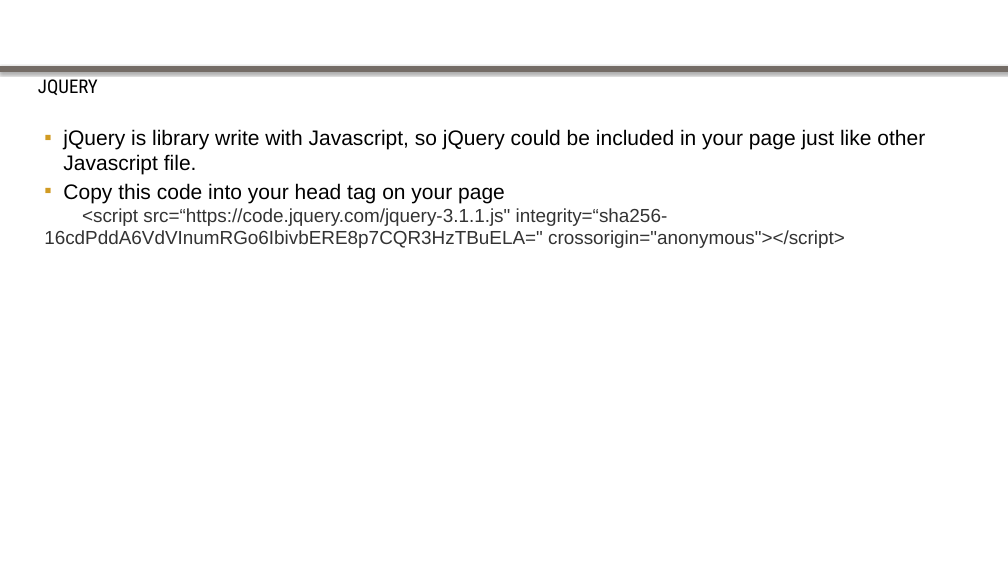
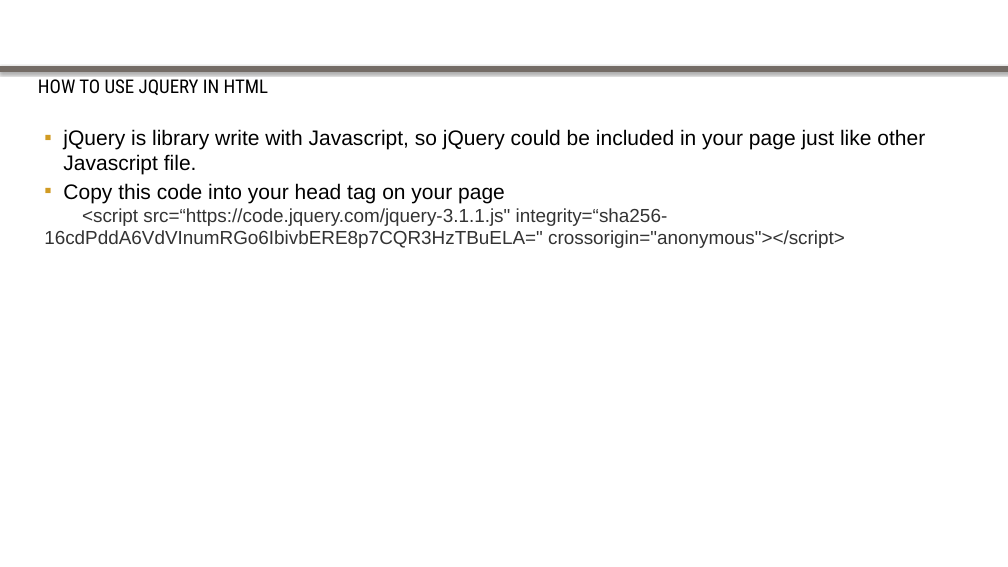
Before and after one commit to goldironhack/2017-Purdue-IronHack-Tutorials, a slide deck: slide 7 of session2/Javascript & jQuery.pptx. Drawn at 1008x567 pixels with LibreOffice and Linux fonts; fonts in the diff are those of the drawing; background and template pictures are left out. Boxes give left, top, right and bottom in pixels: in the first picture for what was removed or moved away, otherwise in the second. Text is boxed around its words. In the diff, an @@ line names an element or a change of style, - is before the commit and + after.

```diff
--- a/session2/Javascript & jQuery.pptx
+++ b/session2/Javascript & jQuery.pptx
@@ text at bbox=[38, 75, 269, 95]: text changed @@
-JQUERY
+HOW TO USE JQUERY IN HTML
```
Also in this commit, not shown: 8 other slides changed.
